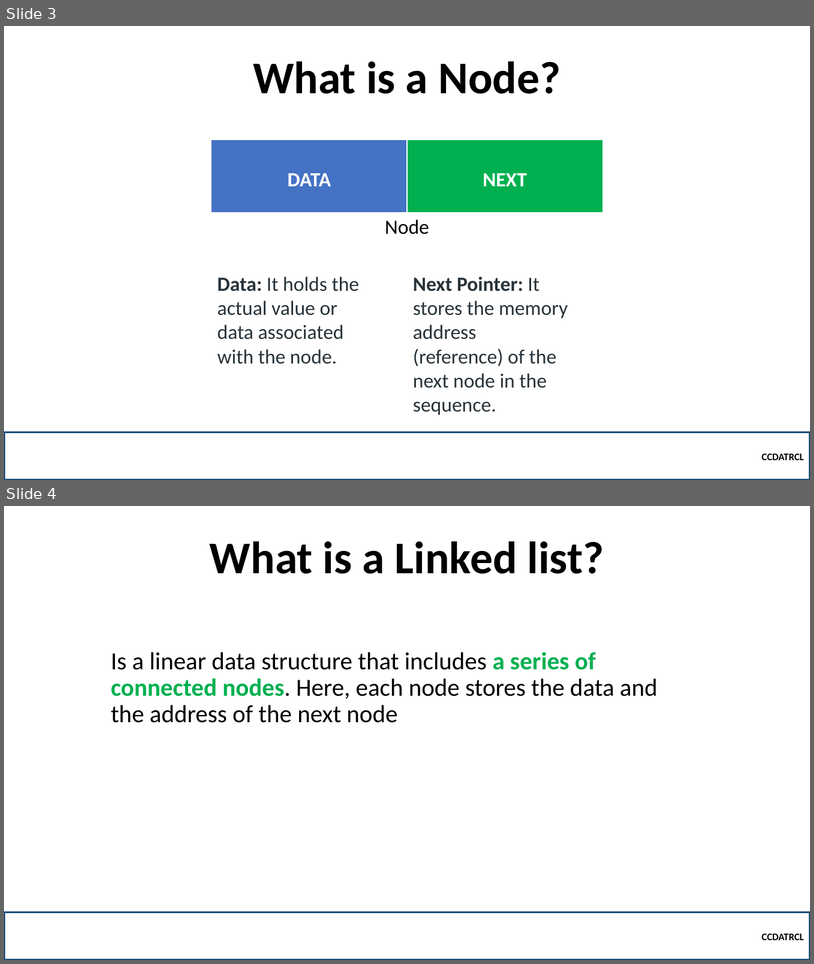
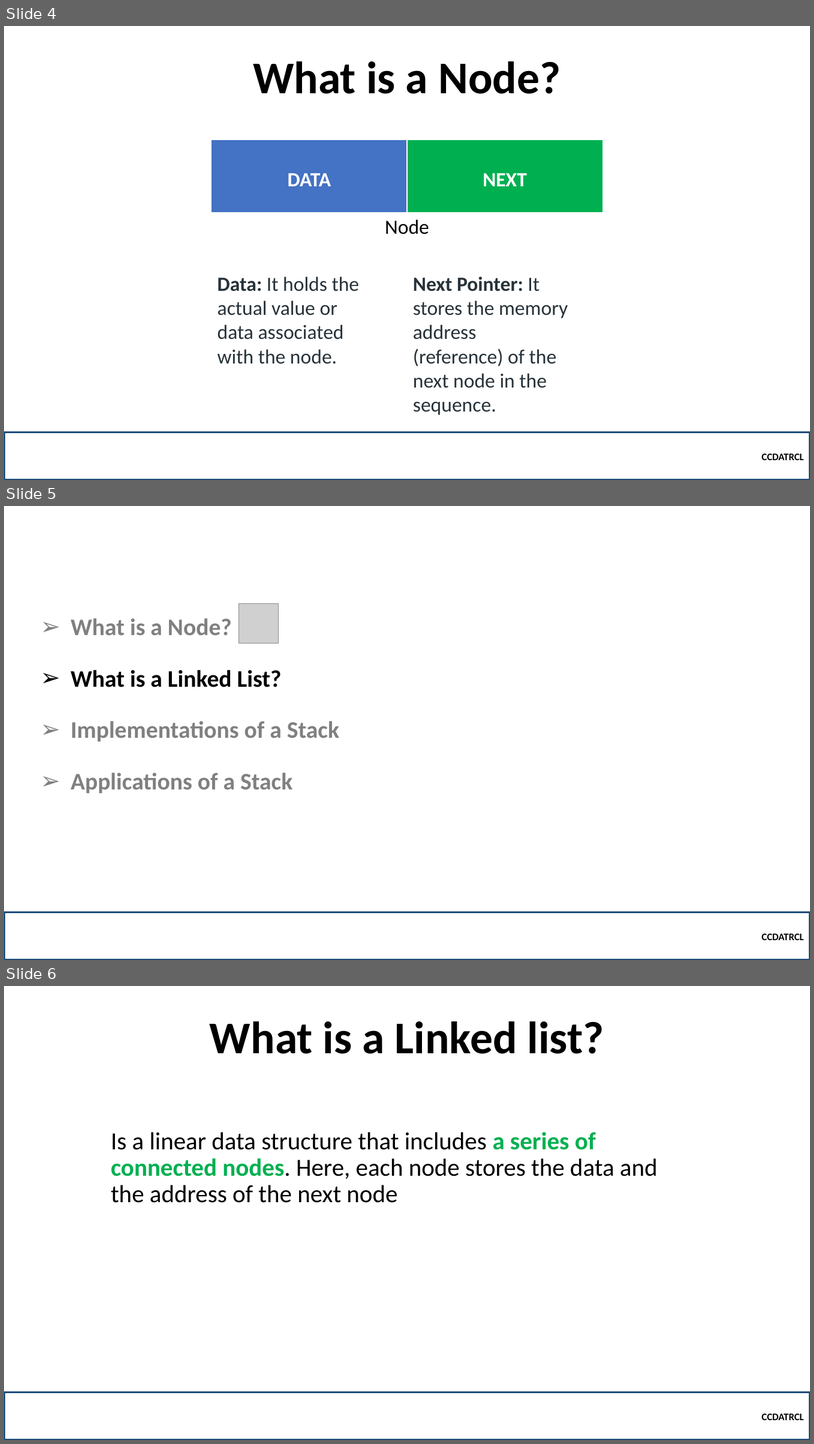
Before and after one commit to robitussin/CCDATRCL, a slide deck: 2 - Linked List/Linkedlist.pptx. Shown one above the other, each under a label of ours: slides 3 and 4 before the commit, slides 4, 5 and 6 after it. The pictures are 814x964 and 814x1444 pixels, drawn with LibreOffice and Linux fonts; fonts in the diff are those of the drawing; grey boxes stand for pictures; background and template pictures are left out. Boxes give left, top, right and bottom in pixels: in the first picture for what was removed or moved away, otherwise in the second. Text is boxed around its words. In the diff, an @@ line names an element or a change of style, - is before the commit and + after.

```diff
--- a/2 - Linked List/Linkedlist.pptx
+++ b/2 - Linked List/Linkedlist.pptx
@@ slide 5 added at (x1=4, y1=506, x2=810, y2=960), background picture (left out) @@
@@ picture added at (x1=239, y1=603, x2=278, y2=643) @@
@@ text added at (x1=71, y1=618, x2=339, y2=793), 28.3 pt, text #808080, bold @@
+➢ What is a Node?
+➢ What is a Linked List?
+➢ Implementations of a Stack
+➢ Applications of a Stack
@@ rectangle added at (x1=4, y1=912, x2=810, y2=960), outline #1F4E79 2.25 pt, 12 pt, text #000000, bold @@
+CCDATRCL
@@ what was slide 3 is now slide 4 @@
@@ what was slide 4 is now slide 6 @@
```
Also in this commit, not shown: 2 other slides added.
